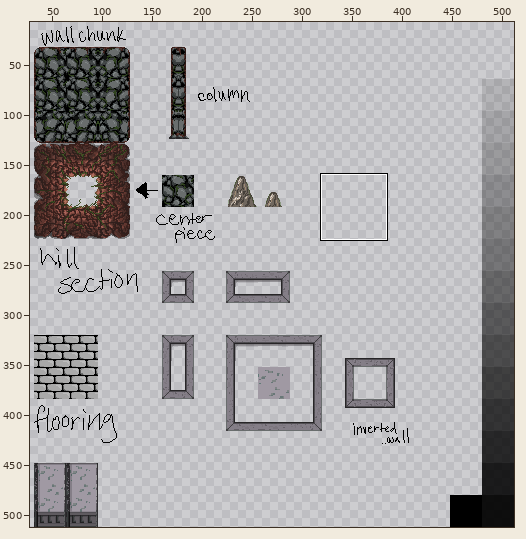
Sprite sheet, stored at background/images/bg_tilesetv2.png. Above: a wide view before the commit, with the close-up outlined.
Close-up. As it was:
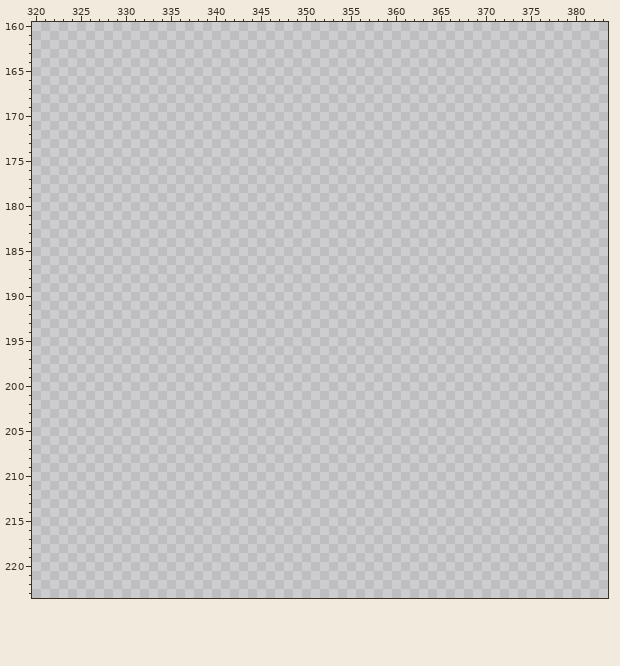
The file is 512x512 pixels. Pixels under 10% opacity are left out. Colours within 5 levels of each other are drawn and written as one. Shown: x 320..383, y 160..223. The wide view leaves out empty margins.
The same view after the edit:
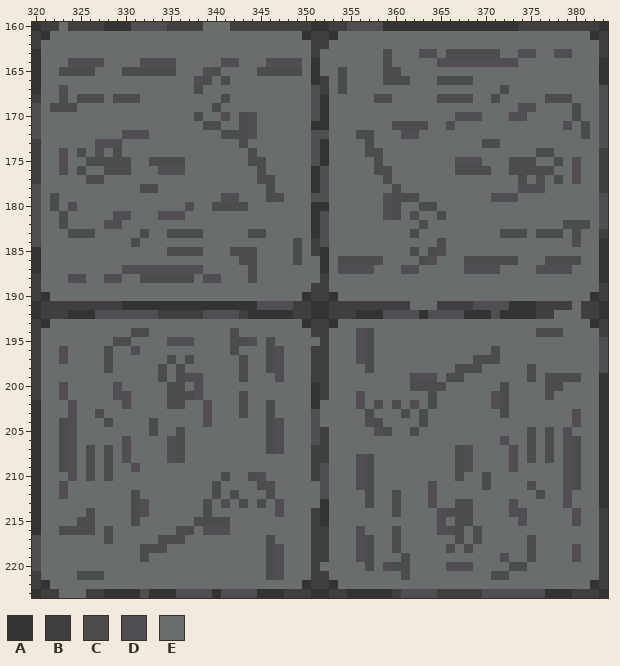
Palette (. is transparent): A #333333  B #403e41  C #4b4c4c  D #514e53  E #696d6d
Log entry: Added concrete tile.
The exact change:
Changed rows in their new state; - is an unchanged pixel.
first column x 320:
160 ABBEBBBBAAADDDDBBBBEEEBBBBBBBBBAABBDDDDAAAAAAAAAAAAAAABBBBBBBBBA
161 BAEEEEEEEEEEEEEEEEEEEEEEEEEEEEABBAEEEEEEEEEEEEEEEEEEEEEEEEEEEEAB
162 BEEEEEEEEEEEEEEEEEEEEEEEEEEEEEEBBEEEEEEEEEEEEEEEEEEEEEEEEEEEEEEB
163 AEEEEEEEEEEEEEEEEEEEEEEEEEEEEEEBEEEEEEECEEEDDECCCCCCEEDDEEDDEEEB
164 AEEEDDDDEEEEDDDDEEEEEDDEEEDDDDEAEEEEEEECEEEEEDDDDDDDDDEEEEEEEEEA
165 AEECCCCEEECCCCCCEEEDCEEEECCCCCEAEECEEEECCEEEEEEEEEEEEEEEEEEEEEEA
166 AEEEEEEEEEEEEEEEEEDCECEEEEEEEEEABECEEEECCCEEECCCCEEEEEEEEEEEEEEA
167 AEEDEEEEEEEEEEEEEECEEEEEEEEEEEEDBECEEEEEEEEEEEEEEEEECEEEEEEEEEED
168 BEECECCCECCCEEEEEEEEECEEEEEEEEEDAEEEEECCEEEEECCCCEECEEEEECCCEEED
169 DECCCEEEEEEEEEEEEEEECEEEEEEEEEEDAEEEEEEEEEEEEEEEEEEEEEDDEEEECEED
170 DEEEEEEEEEEEEEEEEECEEDECDEEEEEEDAEEEEEEEEEEEEEEDDDEEEDDEEEEECEED
171 DEEEEEEEEEEEEEEEEEECCEECDEEEEEEAAEEEEEEECCCCEEDEEEEEEEEEEEEDECED
172 DEEEEEEEEEDDDEEEEEEEECCCDEEEEEEDDEEECCEEEDDEEEEEEEEEEEEEEEEEECED
173 BEEEEEEDDDEEEEEEEEEEEEECEEEEEEEDAEEEECEEEEEEEEEEEECCEEEEEEEEEEED
174 BEEDECEDECEEEEEEEEEEEEEECEEEEEEDAEEEECCEEEEEEEEEEEEEEEEECCEEEEEB
175 BEEDEECCCCCEECCCCEEEEEEECCEEEEEDAEEEEECEEEEEEEEDDDEEECCCEECEDEEB
176 BEEDECEECCCEEEDDDEEEEEEEECEEEEEADEEEEECCEEEEEEECCCCEECCCCCEEDEEB
177 BEEEEECCEEEEEEEEEEEEEEEEECCEEEEADEEEEEECEEEEEEEEEEEEEECEDECEDEEB
178 DEEEEEEEEEEECCEEEEEEEEEEEECEEEEADEEEEEEECEEEEEEEEEEEEEDDDEEEEEEB
179 DECEEEEEEEEEEEEEEEEEEDDEEECCEEEDDEEEEEEDCCCEEEEEEEEDDDEEEEEEEEED
180 DECEDEEEEEEEEEEEEDEECCCCEEEEEEEAAEEEEEEDCEECCEEEEEEEEEEEEEEEEEED
181 DEECEEEEEDDEEEDDDEEEEEEEEEEEEEEADEEEEEEDCEDEECEEEEEEEEEEEEEEEEED
182 DEECEEEEDDEEEEEEEEEEEEEEEEEEEEEADEEEEEEEEEECEEEEEEEEEEEEEEECCCED
183 DEEECCCEEEEECEECCCCEEEEECCEEEEEADEEEEEEEEECEEEEEEEEECCCECCCECEEB
184 DEEEEEEEEEECEEEEEEEEEEEEEEEEECEBDEEEEEEEEEEEECEEEEEEEEEEEEEEDEEA
185 AEEEEEEEEEEEEEECCCCEEECCCEEEECEBAEEEEEEEEECECDEEEEEEEEEEEEEEEEEA
186 AEEEEEEEEEEEEEEEEEEEEEECCEEEECEEAECCCCCEEEECDEEECCCCCCEEECCCCEEA
187 AEEEEEEEEEDDDDDDDDDEEEEECEEEEEEEAEDDDDEEEDDEEEEEDDDDEEEEDDDDEEEA
188 BEEEDDEEDDEECCCCCCEDDEEECEEEEEEEBEEEEEEEEEEEEEEEEEEEEEEEEEEEEEEA
189 BEEEEEEEEEEEEEEEEEEEEEEEEEEEEEEBBEEEEEEEEEEEEEEEEEEEEEEEEEEEEEEB
190 BAEEEEEEEEEEEEEEEEEEEEEEEEEEEEABBAEEEEEEEEEEEEEEEEEEEEEEEEEEEEAB
191 ABBBBBBBBBAAAAAAAAAAAAAAADDDDBBAABBBBBBBBBEEEBBBBDDDDAAABBBBEBBA
192 ABBBAAADDDDDDDBBBBBDDDDBAAAAABBAABBBAAADDDDADDDDAAADAAAABBEEEBBA
193 BAEEEEEEEEEEEEEEEEEEEEEEEEEEEEABBAEEEEEEEEEEEEEEEEEEEEEEEEEEEEAB
194 BEEEEEEEEEECCEEEEEEEEECEEEEEEEEBBEEEDCEEEEEEEEEEEEEEEEEECCCEEEEB
195 BEEEEEEEECCEEEEDDDEEEECCDECEEEEEBEEEDCEEEEEEEEEEEEEEEEEEEEEEEEED
196 BEEDEEEECEEDEEEEEEEEEECEEECDEEEBBEEEDCEEEEEEEEEEEEECEEEEEEEEEEED
197 BEEDEEEECEEEEEECECEEEEECEECDEEEBBEEEDCEEEEEEEEEEECCCEEEEEEEEEEED
198 BEEEEEEECEEEEECECEEEEEECEECDEEEBBEEEECEEEEEEEEECCCEEEEECEEEEEEED
199 BEEEEEEEEEEEEECECDDEEEECEEEDEEEBBEEEEEEEEEDDDECCEEEEEEECECCCCEEA
200 BEEDEEEEEDEEEEECCEDEEEEEEEEEEEEABEEEEEEEEECCCCEEEEEECEEEECCEEEEA
201 BEEDEEEEEDDEEEECCCDEEEECEEEEEEEABEEEDEEEEEEECEEEEEEDCEEEECEEEEEA
202 AEEEDEEEEEDEEEECCEEDEEECEECEEEEAEEEEDECECEDECEEEEEEDCEEEEEEEEEEA
203 AEEEDEECEEEEEEEEEEEDEEECEECEEEEDEEEEECEEECECEEEEEEEECEEEEEEEDEEA
204 AEECDEEECEEEECEEEEEDEEEEEECDEEEDEEEEEDCEEEECEEEEEEEEEEEEEEEEDEEA
205 AEECDEEEEEEEECEECEEEEEEEEECDEEEDBEEEEEDCEECEEEEEEEEEEEECECEDEEEA
206 AEECDEEEEEDEEEEDCEEEEEEEEECDEEEDBEEEEEEEEEEEEEEEEEEEDEECECEDCEEA
207 AEECDECECEDEEEEDCEEEEEEEEECDEEEBBEEEEEEEEEEEEEECDEEEEDECECEDCEEA
208 AEECDECECEDEEEEDCEEEEEEEEEEEEEEBBEEEDCEEEEEEEEECDEEEEDECECEDCEEA
209 AEECDECECEEDEEEEEEEEEEEEEEEEEEEBDEEEDCEEEEEEEEECDEEEEDEEEEEDCEEA
210 AEEEDECECEEEEEEEEEEEECEECDEEEEEBDEEEDCEEEEEEEEECEECEEEEEEEEDCEEA
211 AEEDEEEEEEEEEEEEEEEECEEEECDEEEEEDEEEDCEEEEEEDEEEEECEEEECEEEDCEEA
212 AEEDEEEEEEECEEEEEEEECECEEECEEEEEDEEEECEECEEEDEEEEEEEEEEECEEDEEEA
213 AEEEEEEEEEECDEEEEEECEDECECEDEEEEAEEEECEECEEEDEECCEEEEDEEEEEDEEEA
214 AEEEEECEEEECDEEEEEECEEEEEEEDEEEBAEEEEEEECEEEEDCCCEEEEDDEEEEEDEEB
215 AEEEECCEEEECEEEEEECCCCEEEEEEEEEBAEEEEEEEEEEEEDECCEEEEEDEEEEEDEEB
216 AEECCCCECEEEEEEECCEDDDEEEEEEEEEBBEEEDEEECEEEEDDCECEEEEEEEEEEEEEB
217 DEEEEEEECEEEEECCCEEEEEEEEECEEEEBBEEEDCEECEEEEEECECEEEEECEEEEEEEB
218 DEEEEEEEEEEECCCEEEEEEEEEEECDEEEBBEEEDCEECEEEEECECEEEEEECEEEEDEEB
219 DEEEEEEEEEEECEEEEEEEEEEEEECDEEEBBEEEDCEEECEEEEEEEEEEDEECEEEEDEEB
220 DEEEEEEEEEEEEEEEEEEEEEEEEECDEEEBEEEEECEDCCEEEEDDDEEEECCEEEEEEEEB
221 BEEEECCCEEEEEEEEEEEEEEEEEECDEEEBBEEEEEEEECEEEEEEEEECCEEEEEEEEEEB
222 BAEEEEEEEEEEEEEEEEEEEEEEEEEEEEABBAEEEEEEEEEEEEEEEEEEEEEEEEEEEEAB
223 ABBEEEBBAAAADAAADDDDADDDDAAABBBAABBAAAAABDDDDBBBBBDDDDDDDAAABBBA
Changed places in both close-ups, as pixel boxes (x1, y1, x2, y2):
added: (32, 22, 608, 598)
